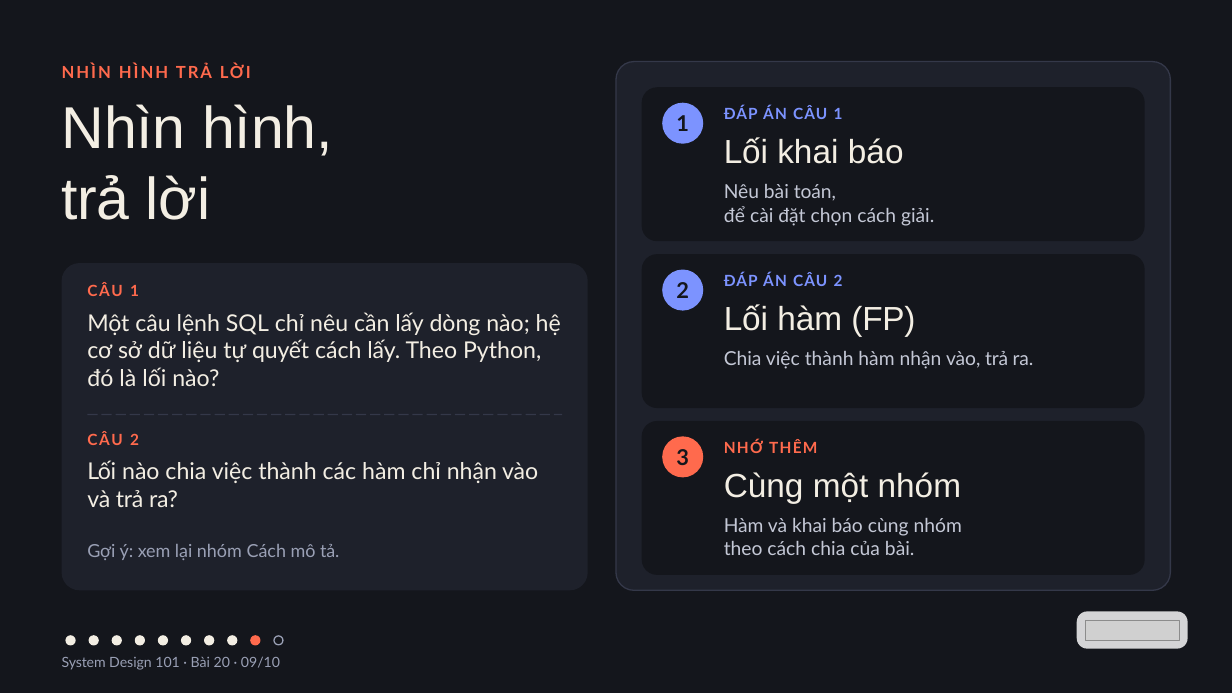
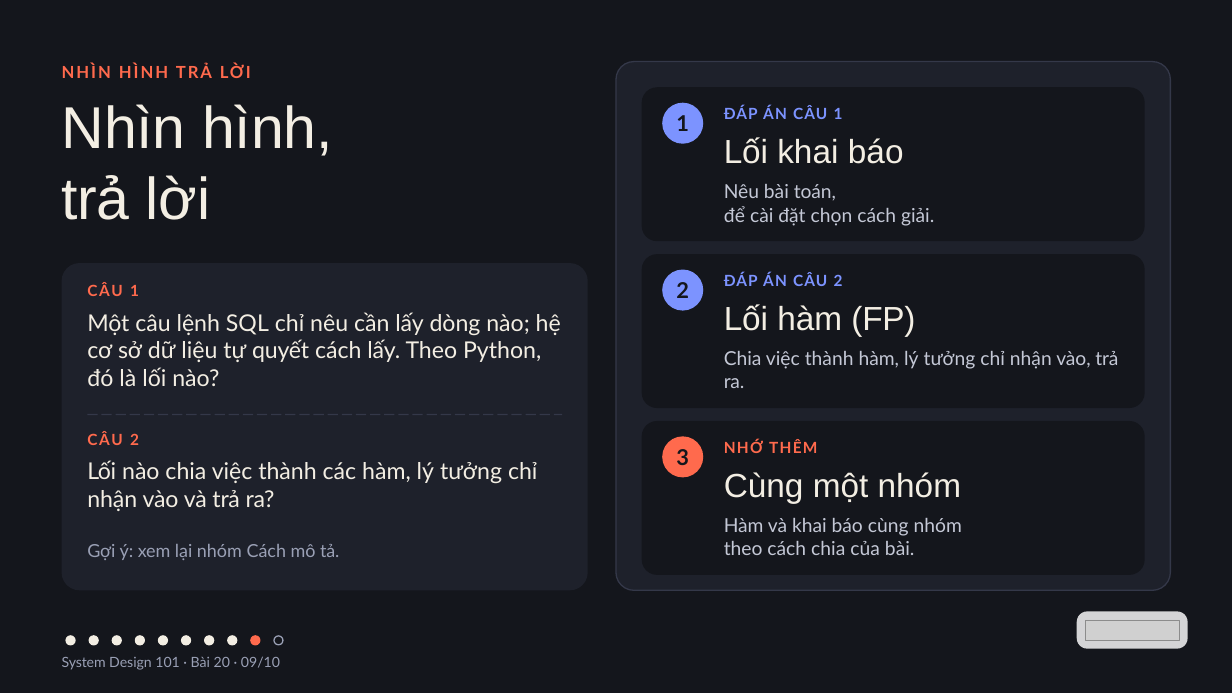
Before and after one commit to vohoailinh90/tool-marketing-studio, a slide deck: slide 9 of system-design-101/vi/lessons/sd-10-020/slides/sd-10-020.pptx. Drawn at 1232x693 pixels with LibreOffice and Linux fonts; fonts in the diff are those of the drawing; grey boxes stand for pictures. Boxes give left, top, right and bottom in pixels: in the first picture for what was removed or moved away, otherwise in the second. Text is boxed around its words. In the diff, an @@ line names an element or a change of style, - is before the commit and + after.

```diff
--- a/system-design-101/vi/lessons/sd-10-020/slides/sd-10-020.pptx
+++ b/system-design-101/vi/lessons/sd-10-020/slides/sd-10-020.pptx
@@ text at <box>724,351,1118,388</box>: text changed @@
-Chia việc thành hàm nhận vào, trả ra.
+Chia việc thành hàm, lý tưởng chỉ nhận vào, trả ra.
@@ text at <box>87,460,537,511</box>: text changed @@
-Lối nào chia việc thành các hàm chỉ nhận vào và trả ra?
+Lối nào chia việc thành các hàm, lý tưởng chỉ nhận vào và trả ra?
```
Also in this commit, not shown: 1 other file.
